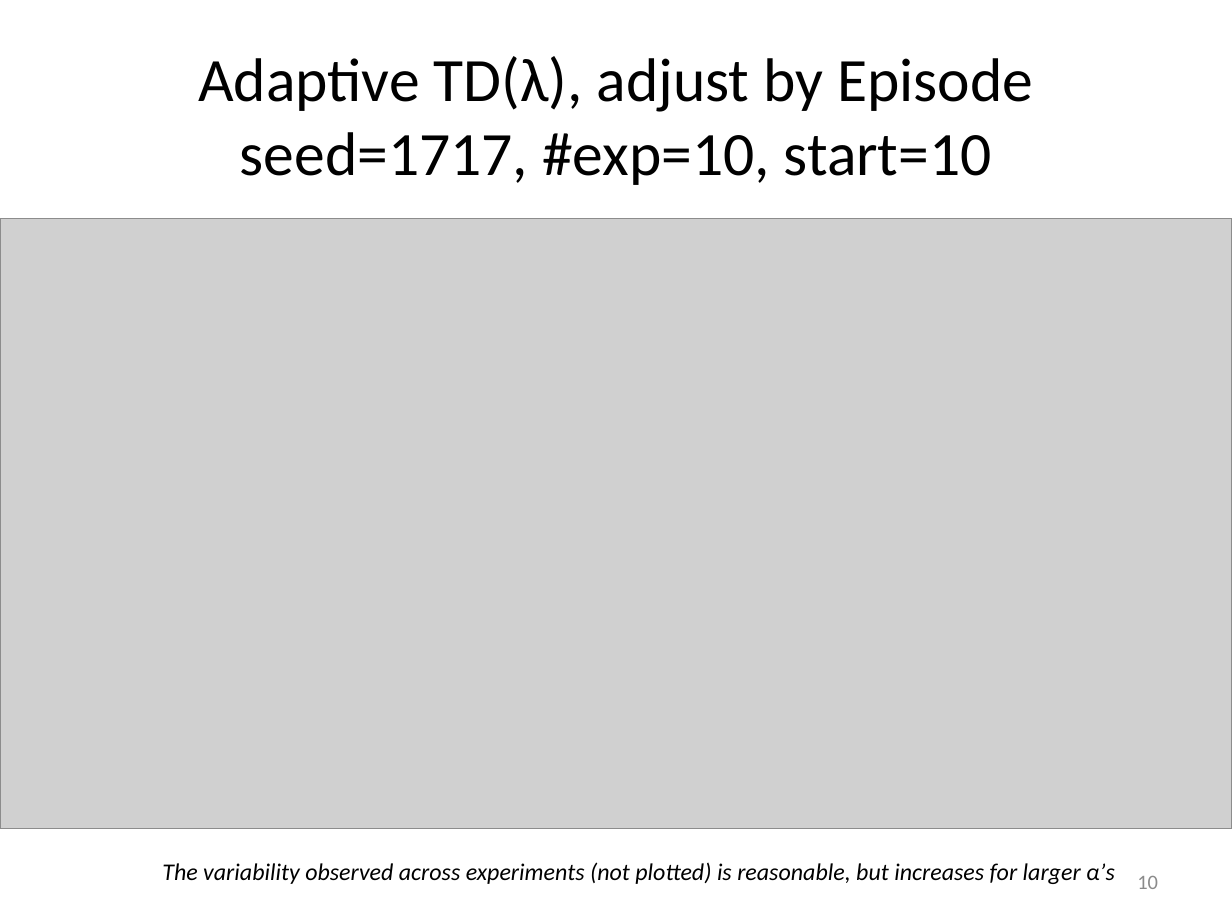
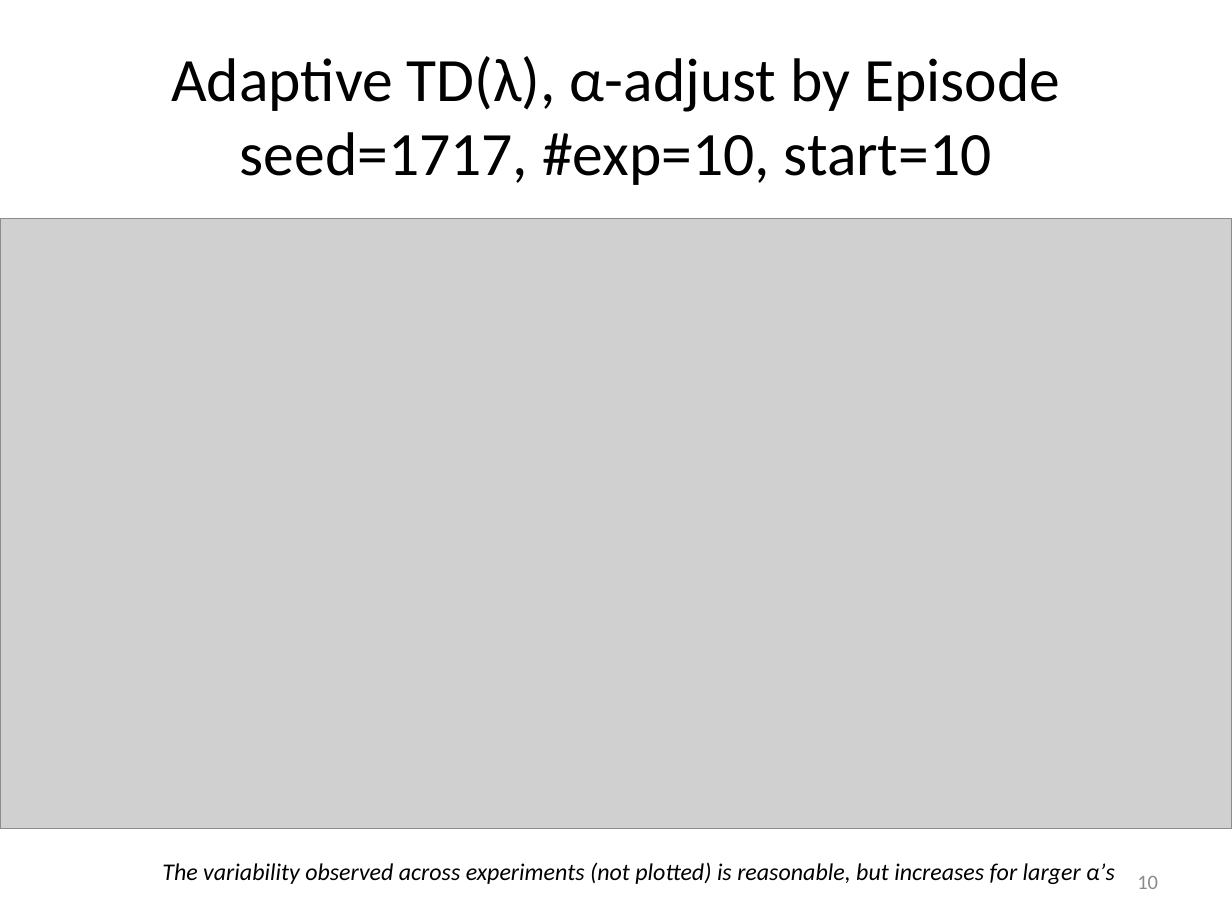
Before and after one commit to mastropi/RL, a slide deck: slide 10 of RL-001-MemoryManagement/results/202005May20-TestsTDLambda&AdaptiveTDLambda-1DGridworld.pptx. Drawn at 1232x924 pixels with LibreOffice and Linux fonts; fonts in the diff are those of the drawing; grey boxes stand for pictures. Boxes give left, top, right and bottom in pixels: in the first picture for what was removed or moved away, otherwise in the second. Text is boxed around its words. In the diff, an @@ line names an element or a change of style, - is before the commit and + after.

```diff
--- a/RL-001-MemoryManagement/results/202005May20-TestsTDLambda&AdaptiveTDLambda-1DGridworld.pptx
+++ b/RL-001-MemoryManagement/results/202005May20-TestsTDLambda&AdaptiveTDLambda-1DGridworld.pptx
@@ title at [171, 56, 1060, 185]: text changed @@
-Adaptive TD(λ), adjust by Episode
-seed=1717, #exp=10, start=10
+Adaptive TD(λ), α-adjust by Episode
+seed=1717, #exp=10, start=10
```
Also in this commit, not shown: 11 other slides changed, 11 slides added, 42 other files.
